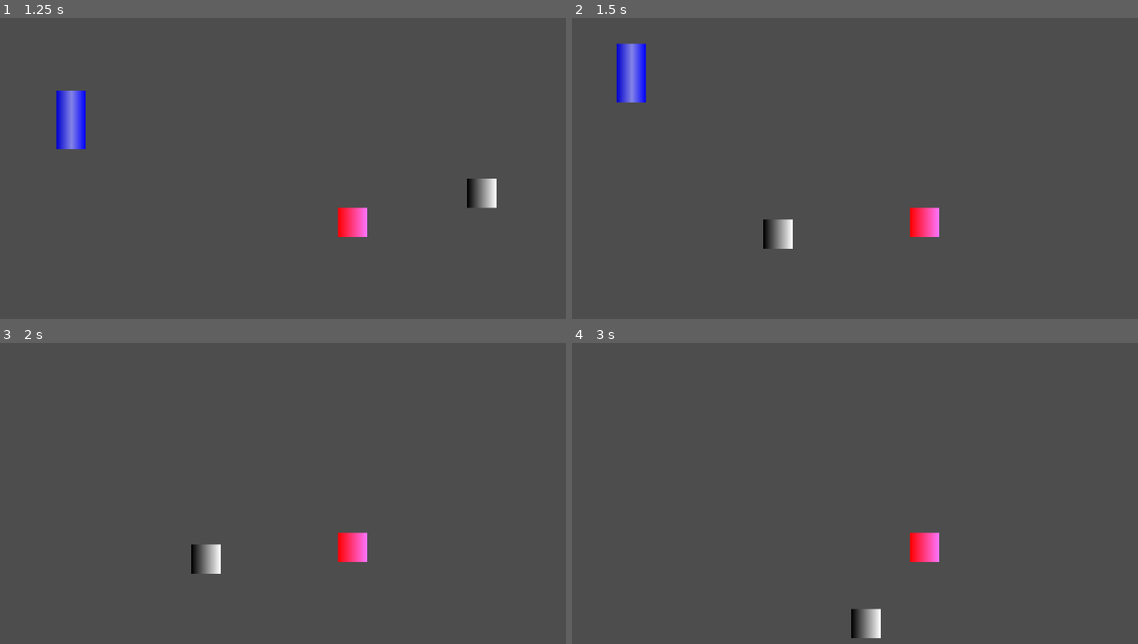
Above: before the commit, frames 1-4 (two rows, left to right).
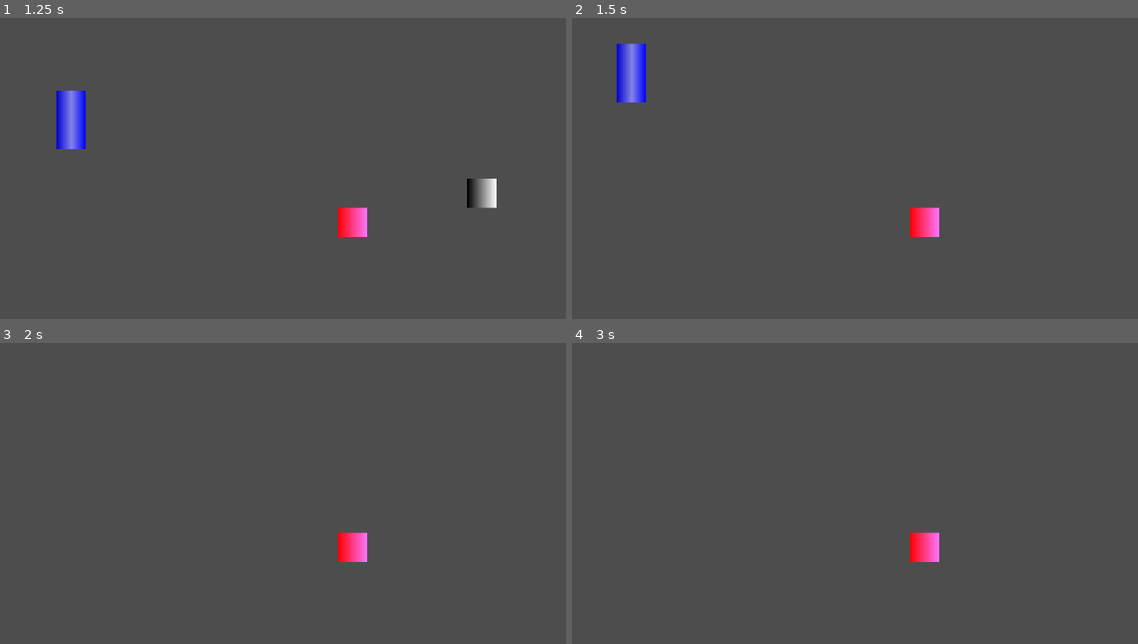
Above: after the commit, the same moments.

Repository: Joshua-Crichton/Untitled-Infrastructure-Game
Game: Godot game, scene res://main.tscn
The game is run twice, just before and just after one commit, with the same random seed, the same clock (stepped at 60 frames per second) and the same inputs.
Inputs (mouse positions are in pixels of both pictures, inside the frame that each line leads up to):
- Up to frame 1 (1.25 s): tap Enter at 0.5 s; move the mouse to (486, 189) at 0.52 s; hold Right (move_right) from 0.53 s (still down); tap G (switch_to_architecture_mode, bound only after the commit) at 0.6 s
- Up to frame 2 (1.5 s): move the mouse to (775, 225) at 1.27 s; release Right (move_right) at 1.28 s; hold Down (move_down) from 1.28 s (still down); tap G (switch_to_architecture_mode, bound only after the commit) at 1.35 s
- Up to frame 3 (2 s): keep holding Down (move_down)
- Up to frame 4 (3 s): move the mouse to (979, 448) at 2.02 s; release Down (move_down) at 2.03 s; hold Right (move_right) 2.03-2.78 s; tap G (switch_to_architecture_mode, bound only after the commit) at 2.1, 2.85 s; tap Space at 2.75 s; move the mouse to (877, 607) at 2.77 s; hold Up (move_up) from 2.78 s (still down)

Frame 1 is identical in both runs. In frame 2, 0.4% of the frame differs, in the area x 33-40%, y 66-77%; in frame 3, 0.4%; in frame 4, 0.4%.

Commit message:
Architecture mode has its process stopped from main and is hidden when the start/stop architecture mode key is pressed (Currently G) Next I want to get architecture mode to add building parts and process what counts as one building. Maybe need to make new building part Dividing Wall

Diff:
--- a/untitled-infrastructure-game/Buildings/building.gd
+++ b/untitled-infrastructure-game/Buildings/building.gd
@@ -6,8 +6,6 @@
 var alpha_modulation_velocity = 5
 var building_parts_dict: Dictionary[Vector2i,Area2D]
 
-var building_part = building_exterior_scene.instantiate()
-var building_part_2 = building_exterior_scene.instantiate()
 # Called when the node enters the scene tree for the first time.
 func _ready() -> void:
 
--- a/untitled-infrastructure-game/architect_mode.tscn
+++ b/untitled-infrastructure-game/architect_mode.tscn
@@ -8,6 +8,8 @@
 gradient = SubResource("Gradient_li5kh")
 
 [node name="architect_mode" type="Node2D" unique_id=1233521065]
+process_mode = 4
+visible = false
 script = ExtResource("1_li5kh")
 metadata/_edit_group_ = true
 
--- a/untitled-infrastructure-game/main.gd
+++ b/untitled-infrastructure-game/main.gd
@@ -11,4 +11,16 @@
 
 # Called every frame. 'delta' is the elapsed time since the previous frame.
 func _process(delta: float) -> void:
-	pass
+	start_or_stop_architecture_mode()
+
+func start_or_stop_architecture_mode():
+	if Input.is_action_just_pressed("switch_to_architecture_mode")\
+	and $architect_mode.process_mode == Node.PROCESS_MODE_PAUSABLE:
+		print("Architecture Stopped")
+		$architect_mode.hide()
+		$architect_mode.process_mode = Node.PROCESS_MODE_DISABLED
+	elif Input.is_action_just_pressed("switch_to_architecture_mode")\
+	and $architect_mode.process_mode == Node.PROCESS_MODE_DISABLED:
+		print("Architecture Started")
+		$architect_mode.show()
+		$architect_mode.process_mode = Node.PROCESS_MODE_PAUSABLE
--- a/untitled-infrastructure-game/player.tscn
+++ b/untitled-infrastructure-game/player.tscn
@@ -12,6 +12,7 @@
 gradient = SubResource("Gradient_xhfnw")
 
 [node name="player" type="Area2D" unique_id=1137493522]
+process_mode = 1
 collision_mask = 3
 script = ExtResource("1_4flbx")
 metadata/_edit_group_ = true
--- a/untitled-infrastructure-game/project.godot
+++ b/untitled-infrastructure-game/project.godot
@@ -50,6 +50,11 @@
 "events": [Object(InputEventMouseButton,"resource_local_to_scene":false,"resource_name":"","device":-1,"window_id":0,"a …(258 unchanged characters)…
 ]
 }
+switch_to_architecture_mode={
+"deadzone": 0.2,
+"events": [Object(InputEventKey,"resource_local_to_scene":false,"resource_name":"","device":-1,"window_id":0,"alt_pressed":false,"shift_pressed":false,"ctrl_pressed":false,"meta_pressed":false,"pressed":false,"keycode":0,"physical_keycode":71,"key_label":0,"unicode":103,"location":0,"echo":false,"script":null)
+]
+}
 
 [physics]
 
